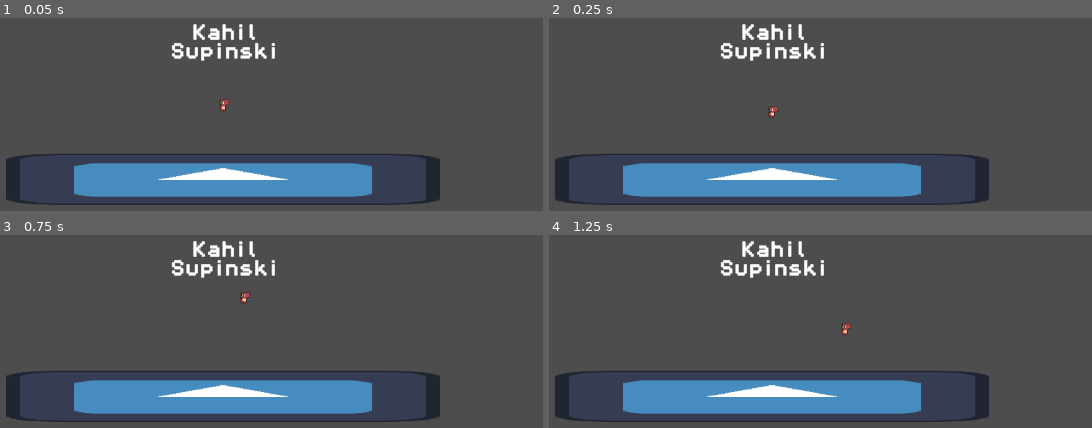
Above: before the commit, frames 1-4 (two rows, left to right).
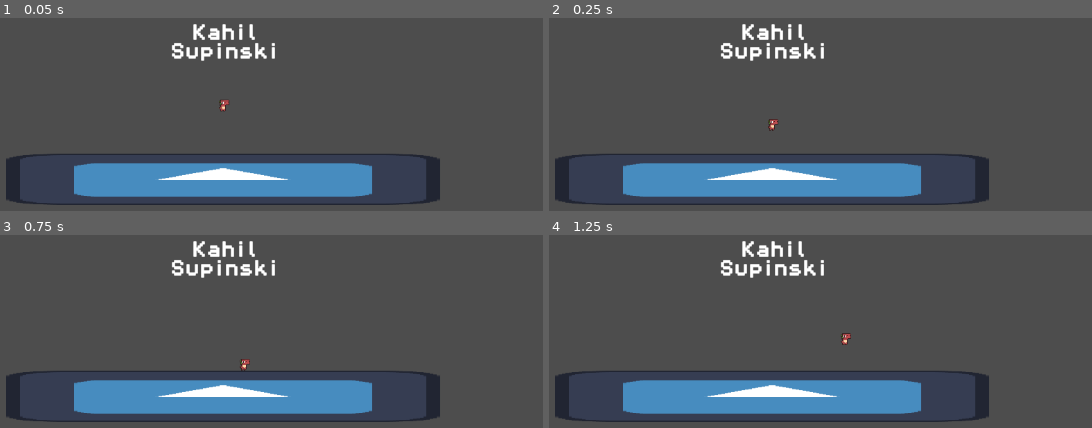
Above: after the commit, the same moments.

Repository: Kahils/supinski-kahil-project-1
Game: Godot game, scene res://scenes/first_demo.tscn
Two runs of this game, one before a commit and one after it. Both use one fixed random seed, a clock stepped at 60 frames per second and the inputs below. The engine's default icon, where the game draws it, is replaced by a stand-in: a white triangle on a blue panel in a dark square.
Inputs:
- Up to frame 1 (0.05 s): no input
- Up to frame 2 (0.25 s): no input
- Up to frame 3 (0.75 s): tap Enter (ui_accept) at 0.5, 0.6 s; hold Right (ui_right) from 0.53 s (still down)
- Up to frame 4 (1.25 s): keep holding Right (ui_right); tap Space (Jump, bound only after the commit) at 0.77, 0.8, 1.07 s

Frame 1 is identical in both runs. In frame 2, 0.2% of the frame differs, in the area x 40-43%, y 46-59%; in frame 3, 0.2%, in the area x 44-47%, y 29-71%; in frame 4, 0.2%.

Commit message:
Code input

Diff:
--- a/Scripts/player.gd
+++ b/Scripts/player.gd
@@ -1,9 +1,7 @@
 extends CharacterBody2D
-
 
 const SPEED = 150.0
 const JUMP_VELOCITY = -300.0
-
 
 func _physics_process(delta: float) -> void:
 	# Add the gravity.
@@ -11,15 +9,15 @@
 		velocity += get_gravity() * delta
 
 	# Handle jump.
-	if Input.is_action_just_pressed("ui_accept") and is_on_floor():
+	if Input.is_action_just_pressed("Jump") and is_on_floor():
 		velocity.y = JUMP_VELOCITY
 
 	# Get the input direction and handle the movement/deceleration.
-	# As good practice, you should replace UI actions with custom gameplay actions.
-	var direction := Input.get_axis("ui_left", "ui_right")
+	var direction := Input.get_axis("move_left", "move_right")
 	if direction:
 		velocity.x = direction * SPEED
 	else:
 		velocity.x = move_toward(velocity.x, 0, SPEED)
 
+# this is to get everything working
 	move_and_slide()
--- a/project.godot
+++ b/project.godot
@@ -15,6 +15,30 @@
 config/features=PackedStringArray("4.6", "Forward Plus")
 config/icon="res://icon.svg"
 
+[input]
+
+Jump={
+"deadzone": 0.2,
+"events": [Object(InputEventKey,"resource_local_to_scene":false,"resource_name":"","device":-1,"window_id":0,"alt_pressed":false,"shift_pressed":false,"ctrl_pressed":false,"meta_pressed":false,"pressed":false,"keycode":0,"physical_keycode":32,"key_label":0,"unicode":32,"location":0,"echo":false,"script":null)
+, Object(InputEventJoypadButton,"resource_local_to_scene":false,"resource_name":"","device":-1,"button_index":0,"pressure":0.0,"pressed":false,"script":null)
+, Object(InputEventKey,"resource_local_to_scene":false,"resource_name":"","device":-1,"window_id":0,"alt_pressed":false,"shift_pressed":false,"ctrl_pressed":false,"meta_pressed":false,"pressed":false,"keycode":0,"physical_keycode":87,"key_label":0,"unicode":119,"location":0,"echo":false,"script":null)
+]
+}
+move_right={
+"deadzone": 0.2,
+"events": [Object(InputEventKey,"resource_local_to_scene":false,"resource_name":"","device":-1,"window_id":0,"alt_pressed":false,"shift_pressed":false,"ctrl_pressed":false,"meta_pressed":false,"pressed":false,"keycode":0,"physical_keycode":68,"key_label":0,"unicode":100,"location":0,"echo":false,"script":null)
+, Object(InputEventKey,"resource_local_to_scene":false,"resource_name":"","device":-1,"window_id":0,"alt_pressed":false,"shift_pressed":false,"ctrl_pressed":false,"meta_pressed":false,"pressed":false,"keycode":0,"physical_keycode":4194321,"key_label":0,"unicode":0,"location":0,"echo":false,"script":null)
+, Object(InputEventJoypadButton,"resource_local_to_scene":false,"resource_name":"","device":-1,"button_index":14,"pressure":0.0,"pressed":false,"script":null)
+]
+}
+move_left={
+"deadzone": 0.2,
+"events": [Object(InputEventKey,"resource_local_to_scene":false,"resource_name":"","device":-1,"window_id":0,"alt_pressed":false,"shift_pressed":false,"ctrl_pressed":false,"meta_pressed":false,"pressed":false,"keycode":0,"physical_keycode":65,"key_label":0,"unicode":97,"location":0,"echo":false,"script":null)
+, Object(InputEventKey,"resource_local_to_scene":false,"resource_name":"","device":-1,"window_id":0,"alt_pressed":false,"shift_pressed":false,"ctrl_pressed":false,"meta_pressed":false,"pressed":false,"keycode":0,"physical_keycode":4194319,"key_label":0,"unicode":0,"location":0,"echo":false,"script":null)
+, Object(InputEventJoypadButton,"resource_local_to_scene":false,"resource_name":"","device":-1,"button_index":13,"pressure":0.0,"pressed":false,"script":null)
+]
+}
+
 [physics]
 
 3d/physics_engine="Jolt Physics"
--- a/scenes/first_demo.tscn
+++ b/scenes/first_demo.tscn
@@ -17,15 +17,10 @@
 position = Vector2(548, 421)
 
 [node name="StaticBody2D" type="StaticBody2D" parent="." unique_id=1574354198]
-position = Vector2(549, 432)
+position = Vector2(543, 483)
 
 [node name="CollisionShape2D" type="CollisionShape2D" parent="StaticBody2D" unique_id=694047611]
 shape = SubResource("WorldBoundaryShape2D_7gwon")
-
-[node name="Icon" type="Sprite2D" parent="." unique_id=1514180590]
-position = Vector2(548, 520)
-scale = Vector2(4.8906255, 0.578125)
-texture = ExtResource("1_7gwon")
 
 [node name="Label" type="Label" parent="." unique_id=1429547451]
 offset_left = 468.0
@@ -37,3 +32,8 @@
 horizontal_alignment = 1
 vertical_alignment = 1
 autowrap_mode = 3
+
+[node name="Icon" type="Sprite2D" parent="." unique_id=1514180590]
+position = Vector2(548, 520)
+scale = Vector2(4.8906255, 0.578125)
+texture = ExtResource("1_7gwon")
--- a/scenes/player.tscn
+++ b/scenes/player.tscn
@@ -39,8 +39,9 @@
 "speed": 10.0
 }]
 
-[sub_resource type="CircleShape2D" id="CircleShape2D_fjrip"]
-radius = 5.0
+[sub_resource type="CapsuleShape2D" id="CapsuleShape2D_g2els"]
+radius = 4.0
+height = 16.0
 
 [node name="Player" type="CharacterBody2D" unique_id=971561739]
 script = ExtResource("1_g2els")
@@ -52,6 +53,6 @@
 autoplay = "Idle"
 frame_progress = 0.8939262
 
-[node name="CollisionShape2D" type="CollisionShape2D" parent="." unique_id=1078537207]
-position = Vector2(0, -5)
-shape = SubResource("CircleShape2D_fjrip")
+[node name="CollisionShape2D2" type="CollisionShape2D" parent="." unique_id=1026744171]
+position = Vector2(0, -8)
+shape = SubResource("CapsuleShape2D_g2els")
